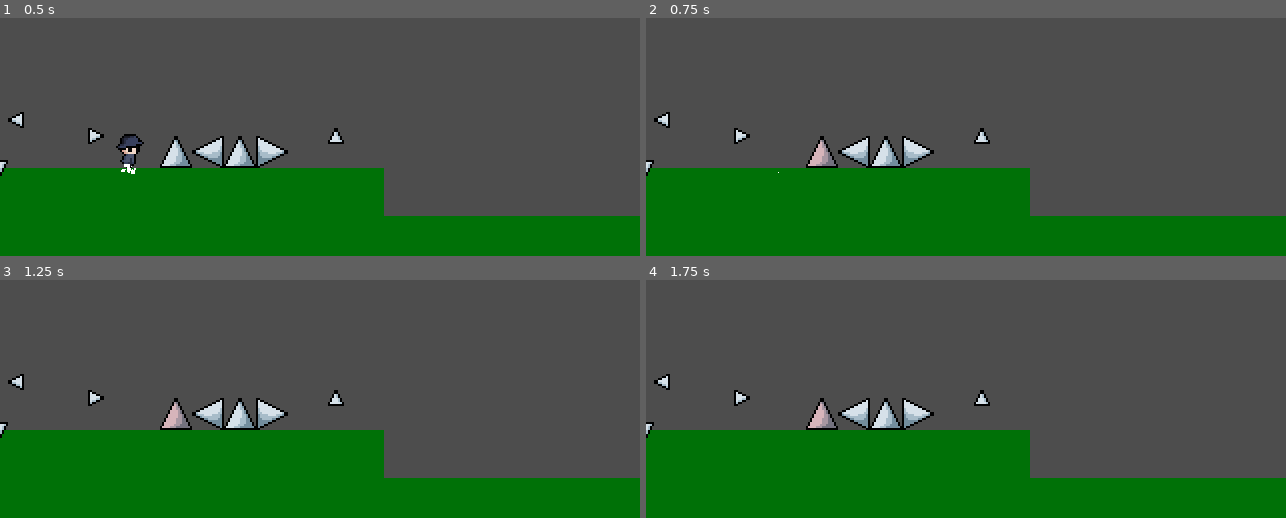
Above: before the commit, frames 1-4 (two rows, left to right).
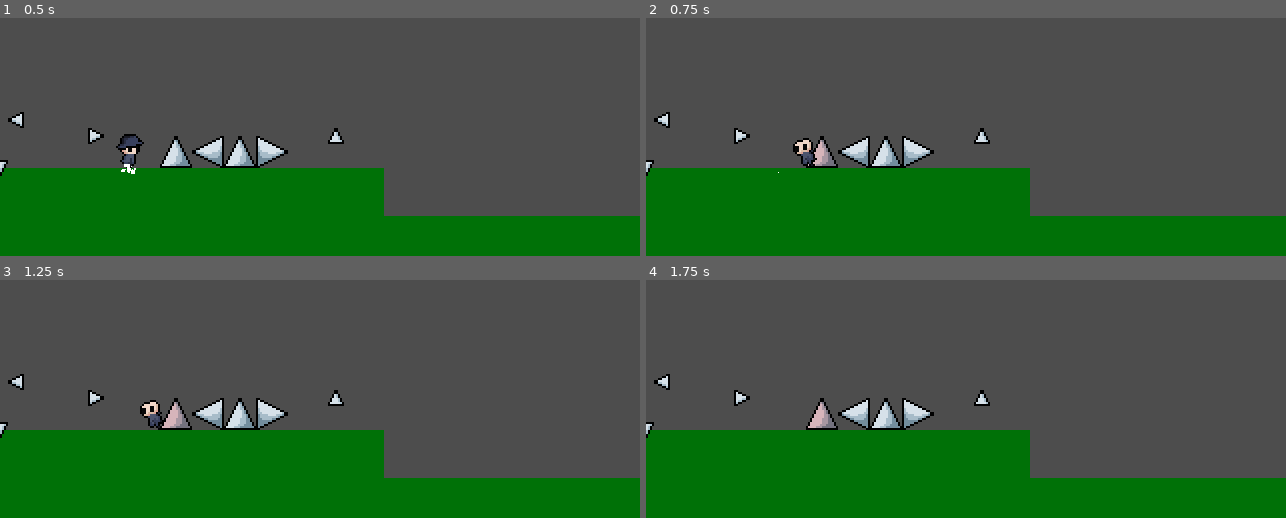
Above: after the commit, the same moments.

Repository: jokw1228/I-Wanna-Be-The-Um
Game: Godot game, scene res://Scenes/DemoScene.tscn
Two runs of this game, one before a commit and one after it. Both use one fixed random seed, a clock stepped at 60 frames per second and the inputs below.
Inputs:
- Up to frame 1 (0.5 s): no input
- Up to frame 2 (0.75 s): hold Right (move_right) from 0.53 s (still down)
- Up to frame 3 (1.25 s): keep holding Right (move_right); tap Up (jump) at 0.77 s
- Up to frame 4 (1.75 s): keep holding Right (move_right); tap Enter at 1.25 s; tap Up (jump) at 1.52 s

Frame 1 is identical in both runs. In frame 2, 0.3% of the frame differs, in the area x 22-27%, y 50-63%; in frame 3, 0.3%; in frame 4, nothing differs.

Commit message:
PlayerDeadBody Velocity 수정

Diff:
--- a/Scenes/Player/DeadBody/PlayerDeadBody.gd
+++ b/Scenes/Player/DeadBody/PlayerDeadBody.gd
@@ -3,14 +3,14 @@
 var velocity_vector = Vector2.ZERO
 
 func _ready():
-	await get_tree().create_timer(3.0).timeout
+	await get_tree().create_timer(1.0).timeout
 	queue_free()
 
 # Called when the node enters the scene tree for the first time.
 func _physics_process(delta):
 	if velocity_vector.length() > 0:
-		velocity_vector = velocity_vector.normalized() * (velocity_vector.length() - 1 * delta)
-	position += velocity_vector
+		velocity_vector = velocity_vector.normalized() * (velocity_vector.length() - 100 * delta)#수정해야함
+	position += velocity_vector * delta
 
 func set_velocity(player_velocity):
-	velocity_vector = player_velocity * -1 * 10
+	velocity_vector = player_velocity * -1 * 0.3
--- a/project.godot
+++ b/project.godot
@@ -19,6 +19,7 @@
 
 window/size/viewport_width=320
 window/size/viewport_height=172
+window/size/mode=4
 window/stretch/mode="canvas_items"
 
 [input]
